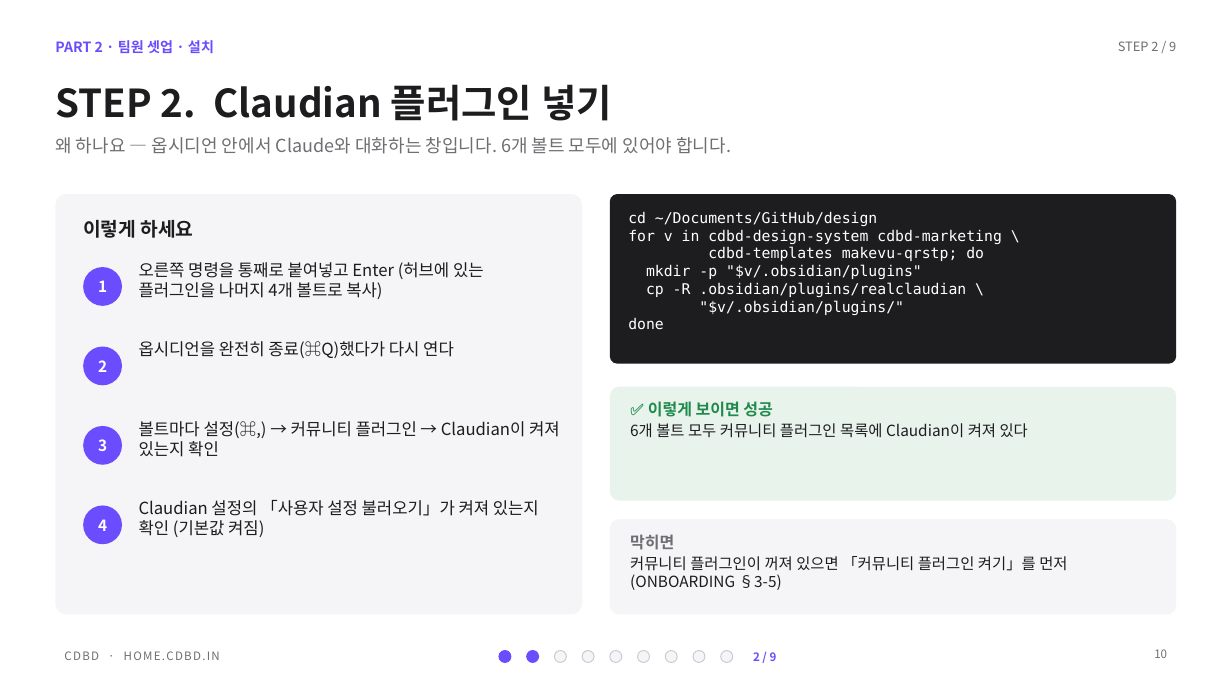
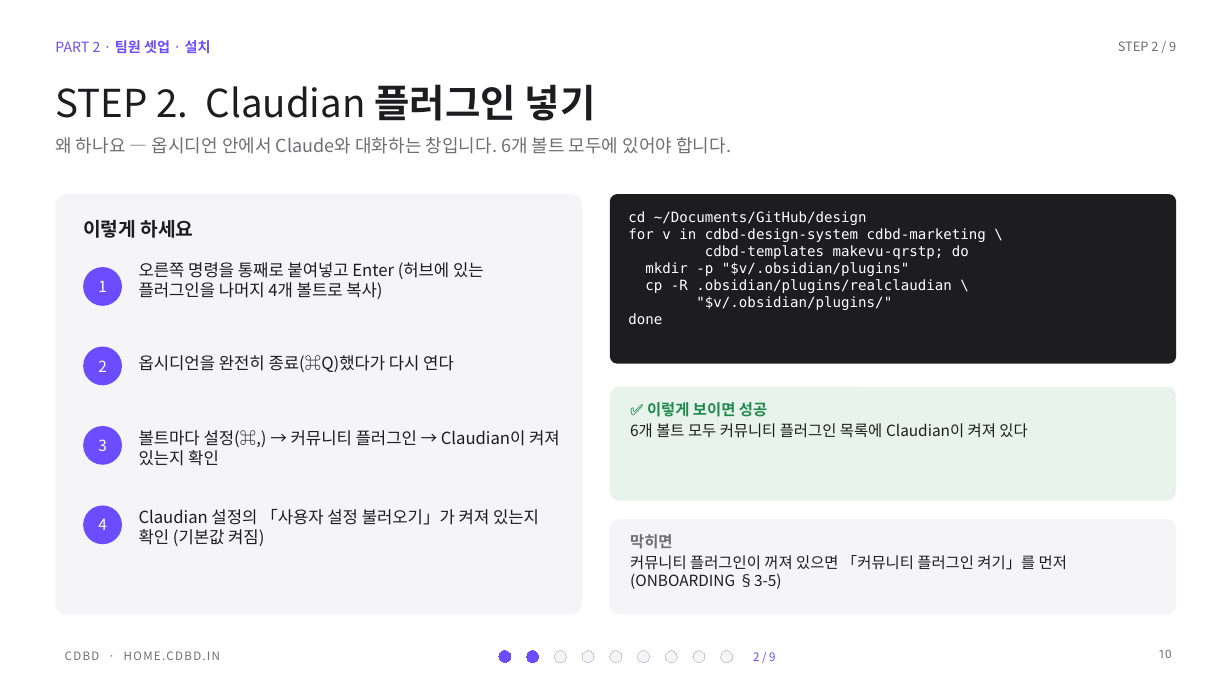
Before and after one commit to CdBd-in/design, a slide deck: slide 10 of _기능별 경로 가이드 — 결과 보고 발표 (2026-10-02).pptx. Drawn at 1232x693 pixels with LibreOffice and Linux fonts; fonts in the diff are those of the drawing. Boxes give left, top, right and bottom in pixels: in the first picture for what was removed or moved away, otherwise in the second. Text is boxed around its words. In the diff, an @@ line names an element or a change of style, - is before the commit and + after.

```diff
--- a/_기능별 경로 가이드 — 결과 보고 발표 (2026-10-02).pptx
+++ b/_기능별 경로 가이드 — 결과 보고 발표 (2026-10-02).pptx
@@ text "PART 2 · 팀원 셋업 ..." at [55, 40, 211, 54]: font Noto Sans CJK KR to Roboto in "팀원 셋업 설치"; bold off in "PART 2 · ·" @@
@@ title "STEP 2. Claudian 플러그인 넣기" at [55, 84, 596, 121]: font Noto Sans CJK KR to Roboto in "플러그인 넣기"; bold off in "STEP 2. Claudian" @@
@@ text "cd ~/Documents/GitHub/design" at [628, 211, 986, 324]: size 11.5 to 11 pt @@
@@ bold off in 3 elements at [753, 652, 775, 661], [98, 518, 107, 530], [98, 280, 107, 292] @@
@@ text "옵시디언을 완전히 종료(⌘Q)했다가 다시 연다": place and size @@
-text "옵시디언을 완전히 종료(⌘Q)했다가 다시 연다" at [139, 341, 454, 358]
+text "옵시디언을 완전히 종료(⌘Q)했다가 다시 연다" at [139, 355, 454, 372]
@@ text "옵시디언을 완전히 종료(⌘Q)했다가 다시 연다" at [139, 355, 454, 372]: font Noto Sans CJK KR to Roboto in "옵시디언을 완전히 종료(⌘Q)했다가 다시 연다" @@
@@ text "✅ 이렇게 보이면 성공" at [630, 402, 1027, 438]: size 12.5 to 12 pt in "✅ 이렇게 보이면 성공"; font Noto Sans CJK KR to Roboto in "✅ 이렇게 보이면 성공", "6개 볼트 모두 커뮤니티 플러그인 목록에 Claudian이 ..." @@
@@ text "볼트마다 설정(⌘,) → 커뮤니티 플러그인 ...": place and size @@
-text "볼트마다 설정(⌘,) → 커뮤니티 플러그인 ..." at [139, 421, 560, 457]
+text "볼트마다 설정(⌘,) → 커뮤니티 플러그인 ..." at [139, 430, 560, 466]
@@ text "볼트마다 설정(⌘,) → 커뮤니티 플러그인 ..." at [139, 430, 560, 466]: font Noto Sans CJK KR to Roboto in "볼트마다 설정(⌘,) 커뮤니티 플러그인 Claudian이 켜져 있는지 ..." @@
@@ text "Claudian 설정의 「사용자 설정 불러오기」가 ...": place and size @@
-text "Claudian 설정의 「사용자 설정 불러오기」가 ..." at [139, 500, 539, 537]
+text "Claudian 설정의 「사용자 설정 불러오기」가 ..." at [139, 509, 539, 546]
@@ text "Claudian 설정의 「사용자 설정 불러오기」가 ..." at [139, 509, 539, 546]: font Noto Sans CJK KR to Roboto in "설정의 「사용자 설정 불러오기」가 켜져 있는지 확인 ..." @@
@@ text "막히면" at [630, 534, 1067, 589]: size 12.5 to 12 pt in "막히면"; font Noto Sans CJK KR to Roboto in "막히면", "커뮤니티 플러그인이 꺼져 있으면 「커뮤니티 플러그인 켜기」를 ..." @@
@@ page number at [1159, 649, 1172, 658]: font Noto Sans CJK KR to Roboto @@
```
Also in this commit, not shown: 19 other slides changed.
